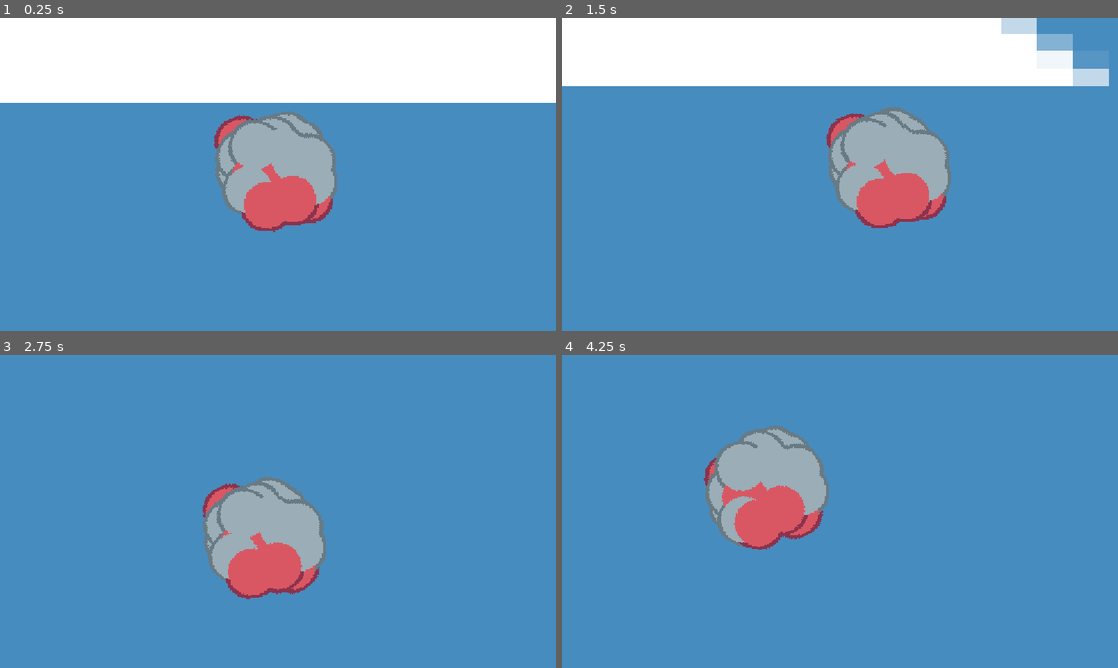
Above: before the commit, frames 1-4 (two rows, left to right).
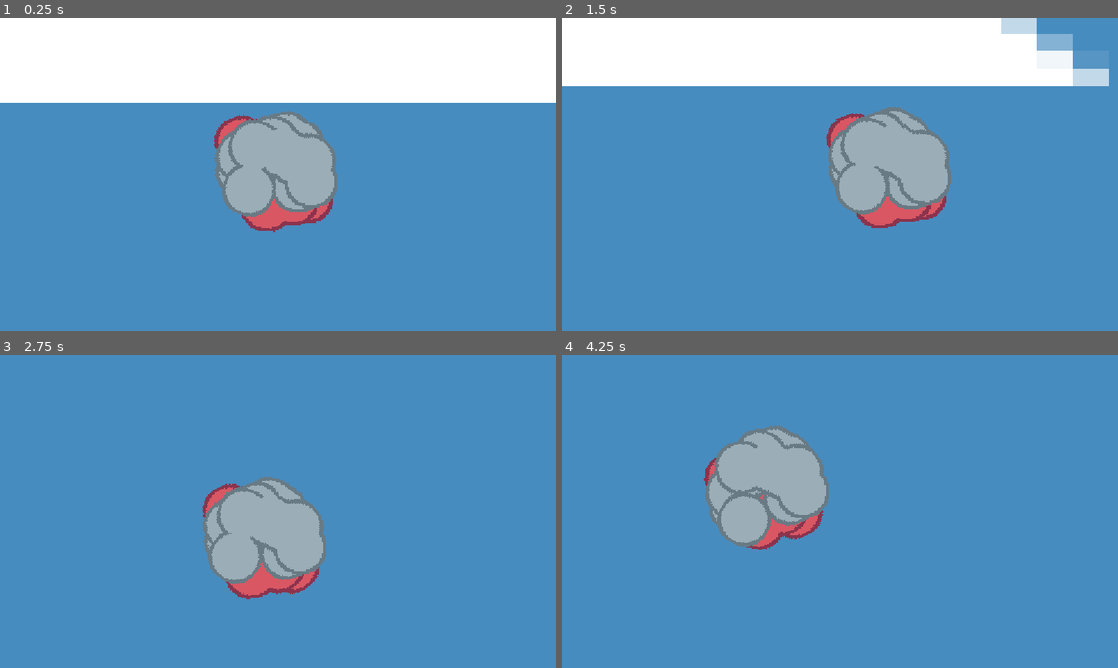
Above: after the commit, the same moments.

Repository: Green4TFG/atom-revolution
Game: Godot game, scene res://levels/level.tscn
The game is run twice, just before and just after one commit, with the same random seed, the same clock (stepped at 60 frames per second) and the same inputs. The engine's default icon, where the game draws it, is replaced by a stand-in: a white triangle on a blue panel in a dark square.
Inputs (mouse positions are in pixels of both pictures, inside the frame that each line leads up to):
- Up to frame 1 (0.25 s): no input
- Up to frame 2 (1.5 s): move the mouse to (962, 158) at 0.52 s; hold Right (right) 0.53-1.28 s; move the mouse to (728, 190) at 1.27 s; hold Down (down) from 1.28 s (still down)
- Up to frame 3 (2.75 s): move the mouse to (333, 442) at 2.02 s; release Down (down) at 2.03 s; hold Right (right) from 2.03 s (still down)
- Up to frame 4 (4.25 s): move the mouse to (812, 574) at 2.77 s; release Right (right) at 2.78 s; hold Up (up) 2.78-3.53 s; move the mouse to (1006, 558) at 3.52 s; hold Left (left) from 3.53 s (still down)

The runs differ from the first frame. In frame 1, 1.4% of the frame differs, in the area x 41-60%, y 46-64%; in frame 2, 1.4%; in frame 3, 1.3%; in frame 4, 1.8%, in the area x 28-47%, y 40-62%.

Commit message:
start of enemy

Diff:
--- /dev/null
+++ b/enemy.gd
@@ -0,0 +1,26 @@
+extends RigidBody2D
+
+const ELECTRON_VISUAL = preload("uid://bgah8wptarpd")
+@onready var electron_folder: Node2D = $"electron folder"
+
+
+@export var ring_counts = [2,8]
+var total_electrons = ring_counts.reduce(sum, 0)
+var rings = 0
+
+func _ready() -> void:
+	for electron_num in total_electrons:
+		var electron = ELECTRON_VISUAL.instantiate()
+		rings = Globals.find_ring(electron_num)
+		electron.global_position = global_position
+		electron.ring = rings
+		electron.true_number = electron_num
+		electron.number = electron_num - 1 - ((ring_counts.slice(0,rings - 1)).reduce(sum,0)  if rings > 0 else 0)
+		electron.calc_vector()
+
+func update_electrons():
+	for child in electron_folder.get_children():
+		child.calc_vector()
+
+func sum(accum, number):
+	return accum + number
--- /dev/null
+++ b/enemy/enemy.tscn
@@ -0,0 +1,14 @@
+[gd_scene format=3 uid="uid://cpv6u1irvd0xh"]
+
+[ext_resource type="Script" uid="uid://cdhcqyk8bywrb" path="res://enemy.gd" id="1_2mvqj"]
+
+[sub_resource type="CircleShape2D" id="CircleShape2D_ri1ak"]
+radius = 23.086792
+
+[node name="enemy" type="RigidBody2D" unique_id=276251561]
+script = ExtResource("1_2mvqj")
+
+[node name="electron folder" type="Node2D" parent="." unique_id=730489652]
+
+[node name="CollisionShape2D" type="CollisionShape2D" parent="." unique_id=979532970]
+shape = SubResource("CircleShape2D_ri1ak")
--- a/globals.gd
+++ b/globals.gd
@@ -12,7 +12,6 @@
 func _ready() -> void:
 	for i in RING_COUNTS.size() :
 		RING_SUMS.append( RING_COUNTS.slice(0,i+1).reduce(sum,0))
-	print(RING_SUMS)
 
 
 func find_ring(electron_num: float):
--- a/levels/level.tscn
+++ b/levels/level.tscn
@@ -3,6 +3,7 @@
 [ext_resource type="PackedScene" uid="uid://dka45pj5mhaer" path="res://player/player.tscn" id="1_80vhd"]
 [ext_resource type="Texture2D" uid="uid://w7nckfjvp74f" path="res://assets/icon.svg" id="2_hjsbj"]
 [ext_resource type="PackedScene" uid="uid://1dphh42e64sk" path="res://electron/electron.tscn" id="4_5mrsh"]
+[ext_resource type="PackedScene" uid="uid://cpv6u1irvd0xh" path="res://enemy/enemy.tscn" id="5_gjl0y"]
 [ext_resource type="Script" uid="uid://d1yug7wcdo7lh" path="res://globals.gd" id="5_safpt"]
 
 [node name="level" type="Node2D" unique_id=647459510]
@@ -45,3 +46,6 @@
 [node name="electron7" parent="." unique_id=890619450 instance=ExtResource("4_5mrsh")]
 position = Vector2(-434, 7)
 gravity_scale = 0.0
+
+[node name="enemy" parent="." unique_id=276251561 instance=ExtResource("5_gjl0y")]
+position = Vector2(-157, 202)
--- a/player/player.gd
+++ b/player/player.gd
@@ -71,6 +71,7 @@
 	var nuetronNum = nuetrons[Globals.element()-1]
 	for i in range(nuetronNum/4):
 		var nuetron = NUETRON_VISUAL.instantiate();
+		nuetron.z_index = 1000
 		var rigidbody = NUCLEI.instantiate()
 		rigidbody.z_index = randf_range(0,4);
 		rigidbody.add_child(nuetron)
Not shown, added: enemy.gd.uid
